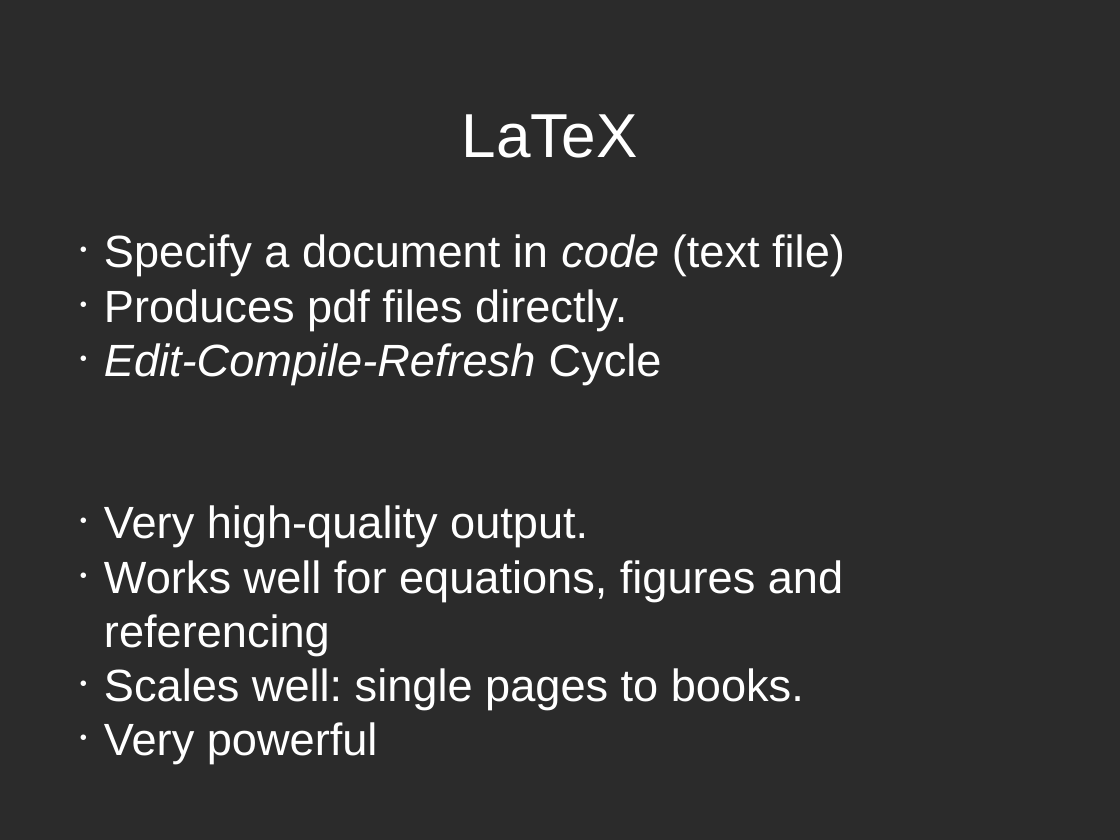
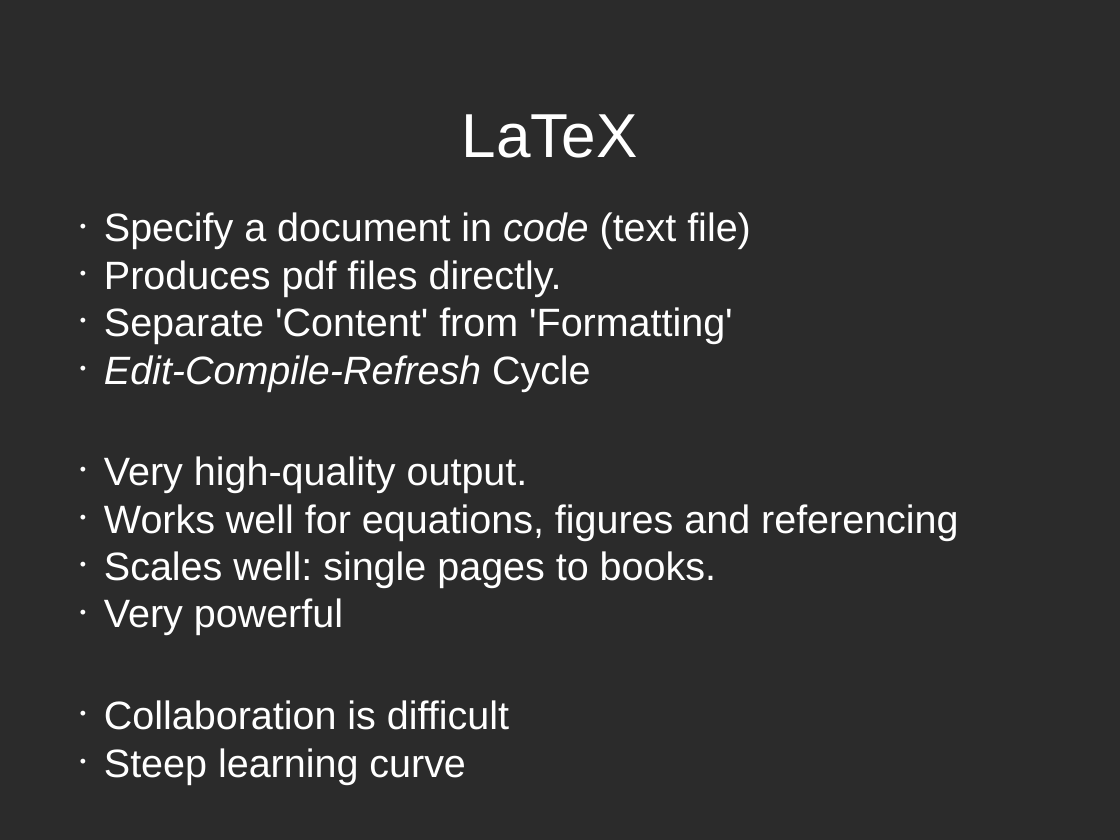
Before and after one commit to mikehulluk/IntroductionToResearchComputing, a slide deck: slide 5 of Wk7/PreparingReports.odp. Drawn at 1120x840 pixels with LibreOffice and Linux fonts; fonts in the diff are those of the drawing; background and template pictures are left out; a plain dark background stands for a picture behind light text. Boxes give left, top, right and bottom in pixels: in the first picture for what was removed or moved away, otherwise in the second. Text is boxed around its words. In the diff, an @@ line names an element or a change of style, - is before the commit and + after.

```diff
--- a/Wk7/PreparingReports.odp
+++ b/Wk7/PreparingReports.odp
@@ subtitle "Specify a document in code ...": place and size @@
-subtitle "Specify a document in code ..." at <box>104,234,845,764</box>
+subtitle "Specify a document in code ..." at <box>104,212,958,784</box>
@@ subtitle at <box>104,212,958,635</box>: size 32 to 28 pt in "Specify a document in code (text file)", "Produces pdf files directly.", "Edit-Compile-Refresh Cycle", "Very high-quality output." and 3 more places @@
@@ subtitle at <box>104,307,733,344</box>: paragraph added @@
+• Separate 'Content' from 'Formatting'
@@ subtitle at <box>104,700,509,784</box>: paragraphs added @@
+• Collaboration is difficult
+• Steep learning curve
```
Also in this commit, not shown: 4 other slides changed, 1 slide removed.
